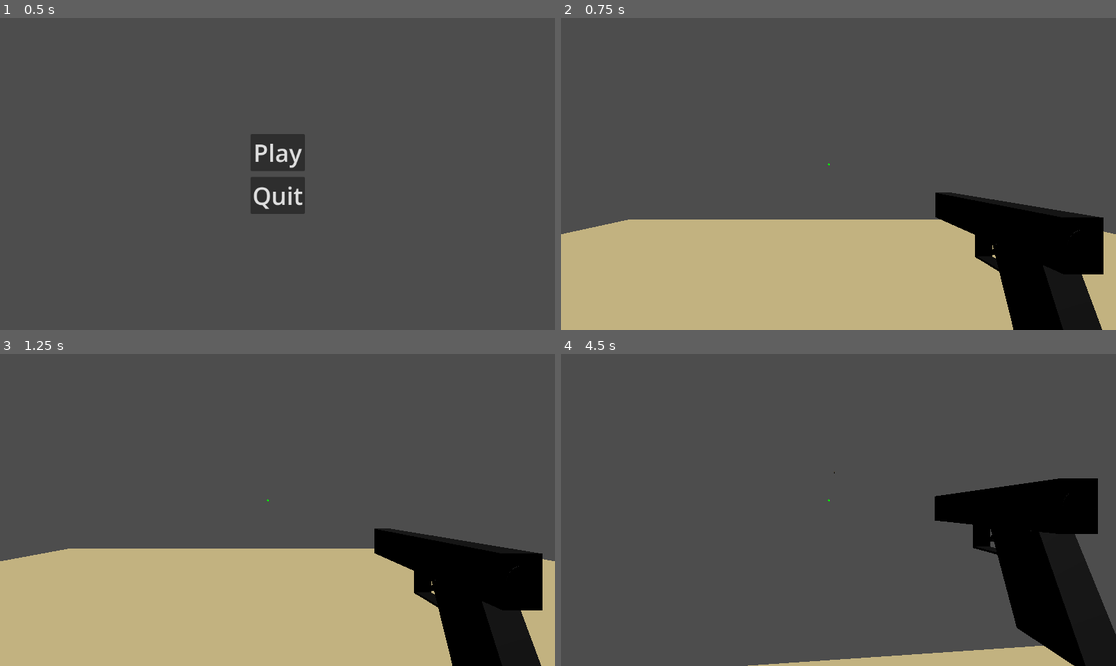
Above: before the commit, frames 1-4 (two rows, left to right).
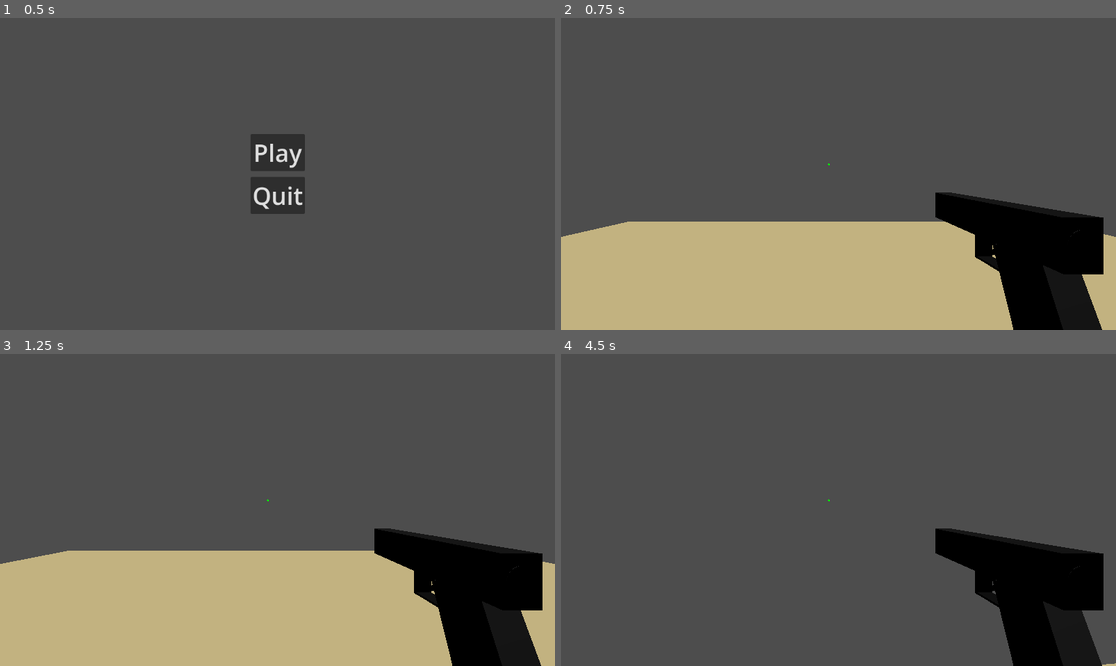
Above: after the commit, the same moments.

Repository: GazizVR/special-shot
Game: Godot game, scene res://scenes/Menu.tscn
The game is run twice, just before and just after one commit, with the same random seed, the same clock (stepped at 60 frames per second) and the same inputs.
Inputs (mouse positions are in pixels of both pictures, inside the frame that each line leads up to):
- Up to frame 1 (0.5 s): no input
- Up to frame 2 (0.75 s): click "Play" at 0.5 s
- Up to frame 3 (1.25 s): no input
- Up to frame 4 (4.5 s): tap Enter at 1.25 s; move the mouse to (866, 510) at 1.27 s; hold W (walk_forward) from 1.28 s (still down); tap Ctrl (crouch) at 1.35, 2.1, 3.05, 3.6, 4.35 s; move the mouse to (810, 510) at 2.02 s; move the mouse to (849, 503) at 2.77 s; click (849, 503) at 2.85 s; move the mouse to (832, 516) at 3.52 s; move the mouse to (877, 513) at 4.27 s

Frame 1 is identical in both runs. In frame 2, 0.5% of the frame differs, in the area x 0-100%, y 64-71%; in frame 3, 0.5%; in frame 4, 9.7%, in the area x 33-100%, y 37-100%.

Commit message:
refactor(player): объеденение Camera and Hand pivot в одни общий pivot для упрощения rotation

Diff:
--- a/scenes/Player.tscn
+++ b/scenes/Player.tscn
@@ -16,8 +16,11 @@
 [node name="Model" parent="." unique_id=1634859597 instance=ExtResource("1_3vyb7")]
 transform = Transform3D(0.35, 0, 0, 0, 0.35, 0, 0, 0, 0.35, 0, 0, 0)
 
-[node name="Camera" type="Camera3D" parent="." unique_id=810746517]
+[node name="CamPivot" type="Node3D" parent="." unique_id=935450277]
+transform = Transform3D(0.1, 0, 0, 0, 0.10000001, 0, 0, 0, 0.10000001, 0, 1.4, 0.3)
+
+[node name="Camera" type="Camera3D" parent="CamPivot" unique_id=810746517]
 transform = Transform3D(-1, 0, -8.742278e-08, 0, 1, 0, 8.742278e-08, 0, -1, 0, 1.45, 0.25)
 
-[node name="Hand" type="Node3D" parent="." unique_id=265009307]
+[node name="Hand" type="Node3D" parent="CamPivot" unique_id=265009307]
 transform = Transform3D(1, 0, 0, 0, 1, 0, 0, 0, 1, -0.75, 1, 1.25)
--- a/scripts/game.gd
+++ b/scripts/game.gd
@@ -3,4 +3,4 @@
 func _ready() -> void:
 	var gun_scene = preload("res://scenes/Gun.tscn")
 	var gun_node = gun_scene.instantiate()
-	$Player/Hand.add_child(gun_node)
+	$Player/CamPivot/Hand.add_child(gun_node)
--- a/scripts/player.gd
+++ b/scripts/player.gd
@@ -6,13 +6,8 @@
 	if event is InputEventMouseMotion:
 		rotate_y(-event.relative.x*mouseSensetivity)
 		var vertical_rotaion = event.relative.y*mouseSensetivity
-		$Hand.rotation.x = clamp(
-			$Hand.rotation.x+vertical_rotaion,
-			deg_to_rad(-60),
-			deg_to_rad(90)
-		)
-		$Camera.rotation.x = clamp(
-			$Camera.rotation.x-vertical_rotaion,
+		$CamPivot.rotation.x = clamp(
+			$CamPivot.rotation.x+vertical_rotaion,
 			deg_to_rad(-60),
 			deg_to_rad(90)
 		)
@@ -37,14 +32,12 @@
 			if is_crouch:
 				$Body.scale.y *= crouch_per
 				$Model.scale.y *= crouch_per
-				$Camera.position.y *= crouch_per
-				$Hand.position.y *= crouch_per
+				$CamPivot.position.y *= crouch_per
 				speed *= crouch_per
 			else:
 				$Body.scale.y /= crouch_per
 				$Model.scale.y /= crouch_per
-				$Camera.position.y /= crouch_per
-				$Hand.position.y /= crouch_per
+				$CamPivot.position.y /= crouch_per
 				speed /= crouch_per
 		if Input.is_action_pressed("walk_forward"):
 			direction += global_transform.basis.z
